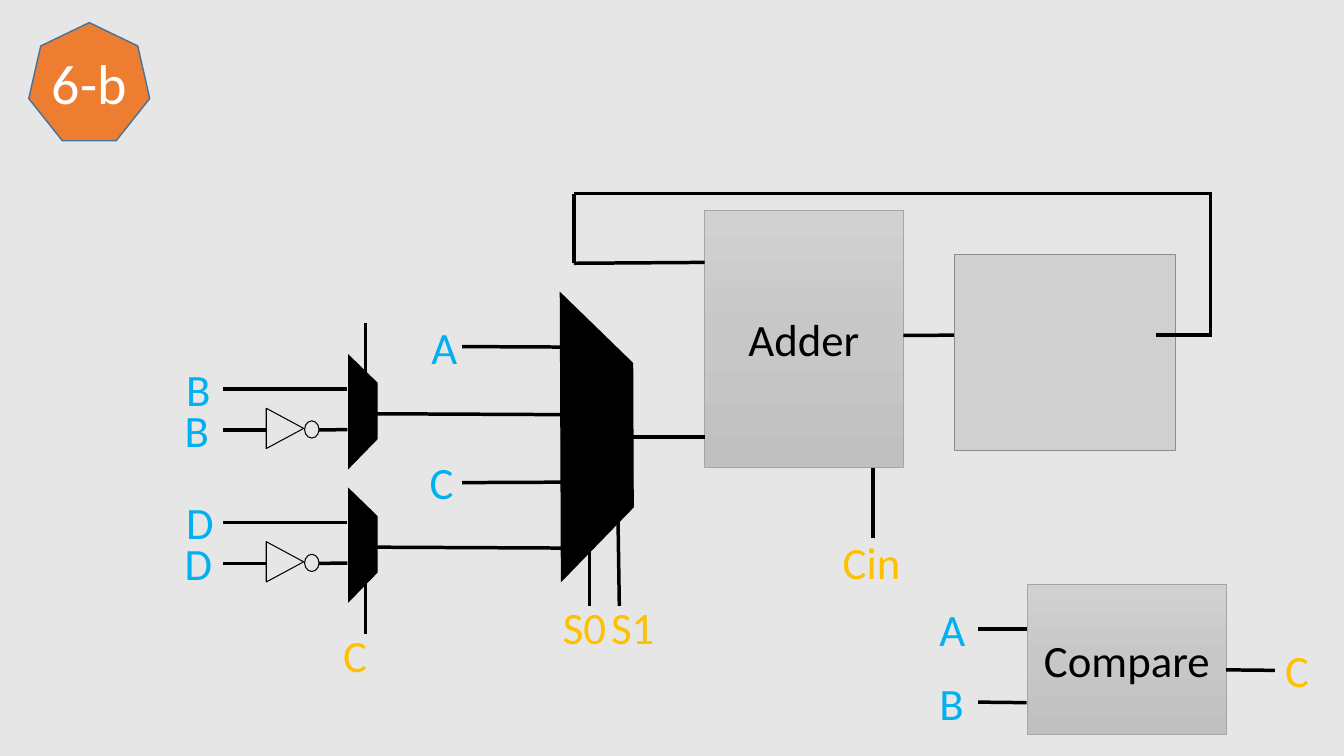
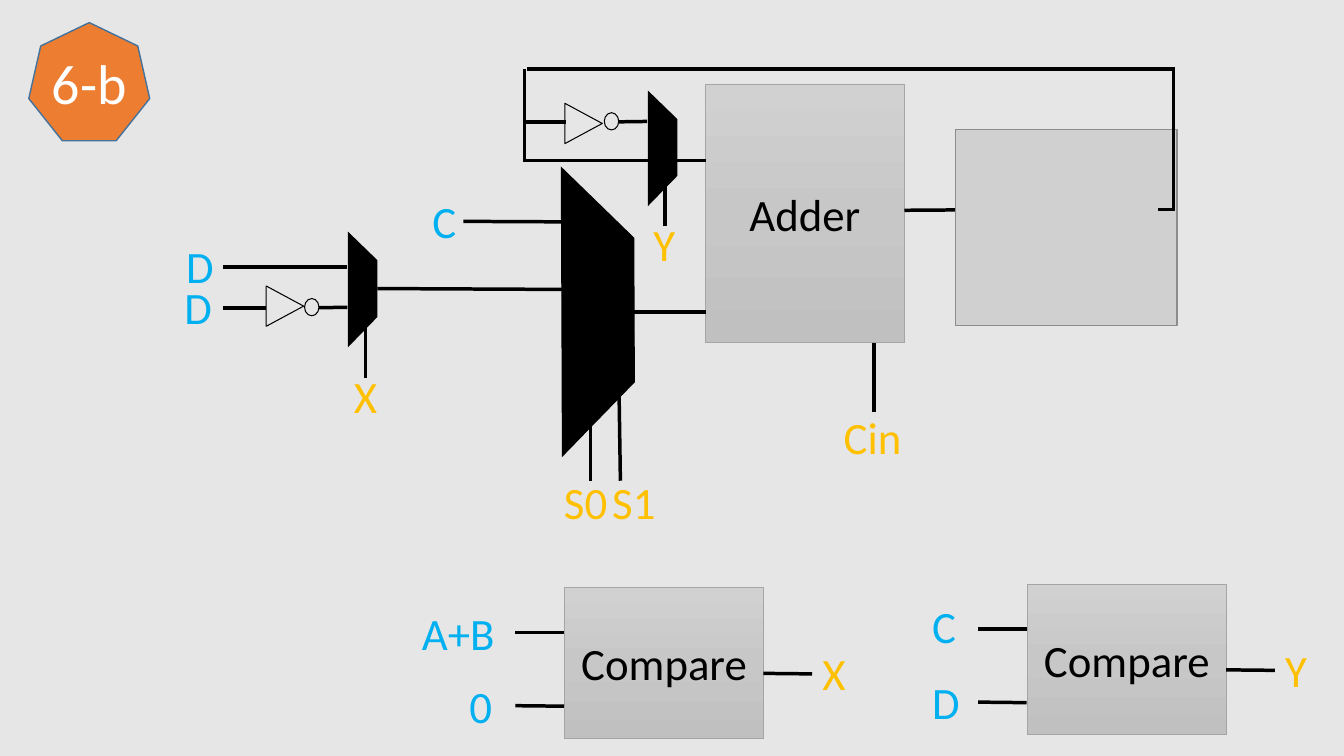
Before and after one commit to CGUSystemCourses/Comp_Org-2018, a slide deck: slide 10 of Lectures/midterm/midterm_solution.pptx. Drawn at 1344x756 pixels with LibreOffice and Linux fonts; fonts in the diff are those of the drawing; grey boxes stand for pictures. Boxes give left, top, right and bottom in pixels: in the first picture for what was removed or moved away, otherwise in the second. Text is boxed around its words. In the diff, an @@ line names an element or a change of style, - is before the commit and + after.

```diff
--- a/Lectures/midterm/midterm_solution.pptx
+++ b/Lectures/midterm/midterm_solution.pptx
@@ line moved from (574, 263) - (574, 194) to (524, 162) - (524, 70) @@
@@ elbow line moved from (1156, 335) - (574, 194) to (1157, 210) - (527, 69) @@
@@ triangle: place and size @@
-triangle at (267,408,304,448)
+triangle at (565,103,602,144)
@@ diag stripe: place and size @@
-diag stripe at (293,356,405,469)
+diag stripe at (593,92,706,205)
@@ 2 lines, 1 ellipse: place and size @@
-2 lines, 1 ellipse at (223,421,348,439)
+2 lines, 1 ellipse at (523,113,647,130)
@@ line moved from (705, 262) - (574, 263) to (706, 160) - (525, 160) @@
@@ line moved from (366, 379) - (366, 323) to (665, 226) - (665, 170) @@
@@ text "C": place and size @@
-text "C" at (430,470,454,500)
+text "C" at (432,209,456,239)
@@ text added at (653,224,675,261), 32 pt, text #FFC000 @@
+Y
@@ 4 lines, 2 texts, 1 diag stripe, 1 ellipse, 1 triangle: place and size @@
-4 lines, 2 texts, 1 diag stripe, 1 ellipse, 1 triangle at (185,489,405,634)
+4 lines, 2 texts, 1 diag stripe, 1 ellipse, 1 triangle at (184,233,405,378)
@@ text removed at (186,377,210,406) @@
-B
@@ line removed from (348, 389) to (223, 389) @@
@@ text added at (354,376,377,413), 32 pt, text #FFC000 @@
+X
@@ text removed at (185,418,209,447) @@
-B
@@ 7 lines, 3 texts, 1 picture, 1 rectangle, 1 diag stripe: place and size @@
-7 lines, 3 texts, 1 picture, 1 rectangle, 1 diag stripe at (376,210,1177,645)
+7 lines, 3 texts, 1 picture, 1 rectangle, 1 diag stripe at (377,85,1178,520)
@@ line removed from (562, 482) to (463, 483) @@
@@ line removed from (562, 548) to (376, 547) @@
@@ rectangle added at (565,588,763,739), fill gradient #D2D2D2 to #C8C8C8 to #C0C0C0, outline #A5A5A5 0.5 pt, 32 pt, text #000000 @@
+Compare
@@ text "C": place and size @@
-text "C" at (343,643,367,673)
+text "C" at (932,614,956,644)
@@ text "C" at (932,614,956,644): text colour #FFC000 to #00B0F0 @@
@@ text at (422,621,495,650): text changed @@
-A
+A+B
@@ text removed at (939,617,965,646) @@
-A
@@ line added from (565, 633) to (515, 633), #000000 2.5 pt @@
@@ text at (1285,658,1307,687): text changed @@
-C
+Y
@@ line added from (813, 675) to (763, 674), #000000 2.5 pt @@
@@ text added at (822,661,845,690), 32 pt, text #FFC000 @@
+X
@@ text added at (469,694,492,724), 32 pt, text #00B0F0 @@
+0
@@ line added from (565, 707) to (515, 706), #000000 2.5 pt @@
@@ text at (932,690,960,719): text changed @@
-B
+D
```
Also in this commit, not shown: 5 other slides changed, 2 slides added, 2 slides removed, 6 other files.
